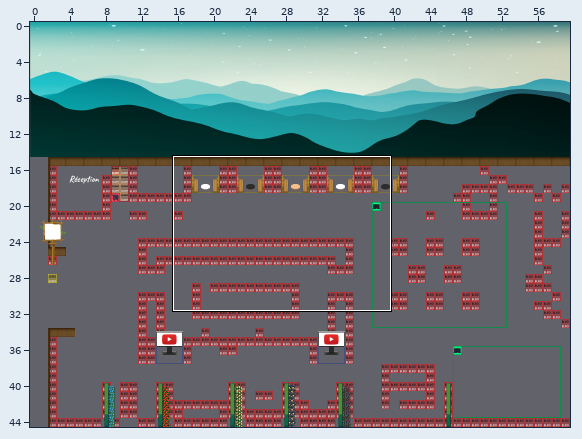
Two versions of a level (Tiled map (JSON), map.tmj). The picture above shows the old version from afar; the outline marks the close-up.
Close-up. Before the edit:
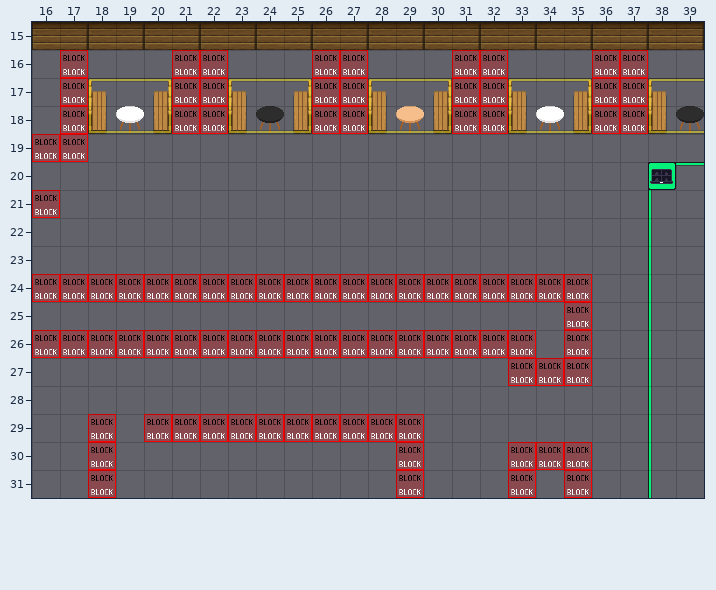
Cells are 32x32 px. Shown: x 16..39, y 15..31. The commit also changed other parts of the map, which this record leaves out. Tiles whose own drawing changed are shown in their newer look in all pictures. Not drawn, because the pictures are missing: unchanged layers "Arbres", "Batiment", "Batiment2", "Copie de Arbres", "Grass", "Piscine0", "Piscine1", "Piscine2", "Route", "Water", "above1", "above2", "above3", "piscine3".
The result:
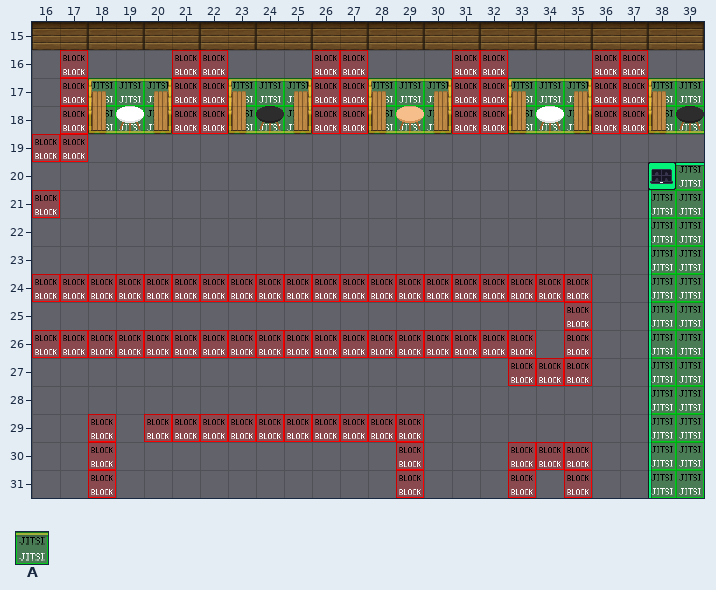
Key: from "WA_Special_Zones": A 9.
_ is an empty cell, . an unchanged one.
Tiles of an added or newly shown layer are drawn over the layers below it.
See-through tiles are keyed as they look on the map.
Diff:
--- layer "Meet1" (added)
@@ x 18..20 @@
-17 ___
-18 ___
+17 AAA
+18 AAA
--- layer "Meet2" (added)
@@ x 23..25 @@
-17 ___
-18 ___
+17 AAA
+18 AAA
--- layer "Meet3" (added)
@@ x 28..30 @@
-17 ___
-18 ___
+17 AAA
+18 AAA
--- layer "Meet4" (added)
@@ x 33..35 @@
-17 ___
-18 ___
+17 AAA
+18 AAA
--- layer "Meet5" (added)
@@ x 38..39 @@
-17 __
-18 __
+17 AA
+18 AA
--- layer "Terrasse" (added)
@@ x 38..39 @@
-20 ._
-21 __
-22 __
-23 __
-24 __
-25 __
-26 __
-27 __
-28 __
-29 __
-30 __
-31 __
+20 .A
+21 AA
+22 AA
+23 AA
+24 AA
+25 AA
+26 AA
+27 AA
+28 AA
+29 AA
+30 AA
+31 AA
Changed places in both close-ups, as pixel boxes (x1, y1, x2, y2):
added: (88, 78, 172, 134)
added: (228, 78, 312, 134)
added: (368, 78, 452, 134)
added: (508, 78, 592, 134)
added: (648, 78, 704, 134)
added: (651, 165, 704, 498)
